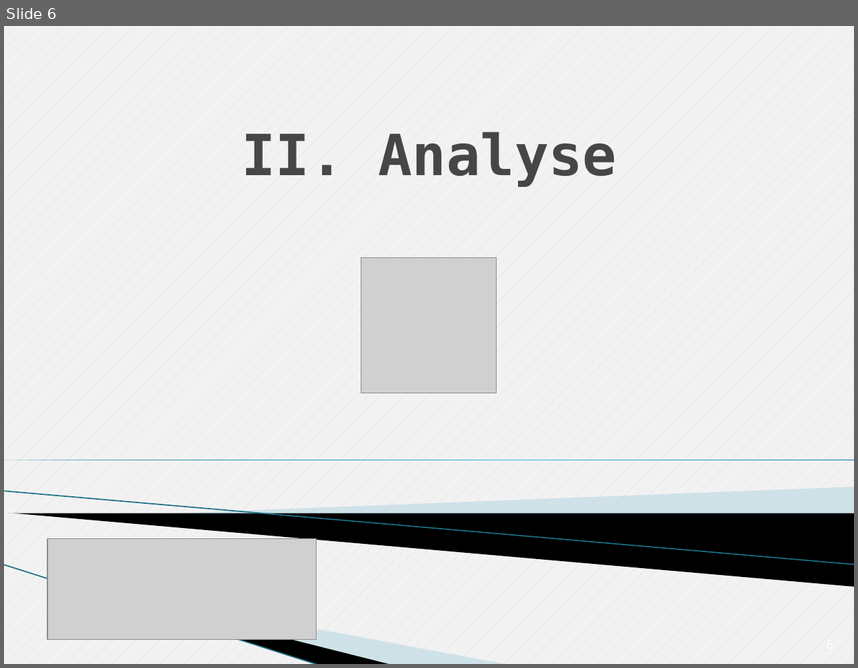
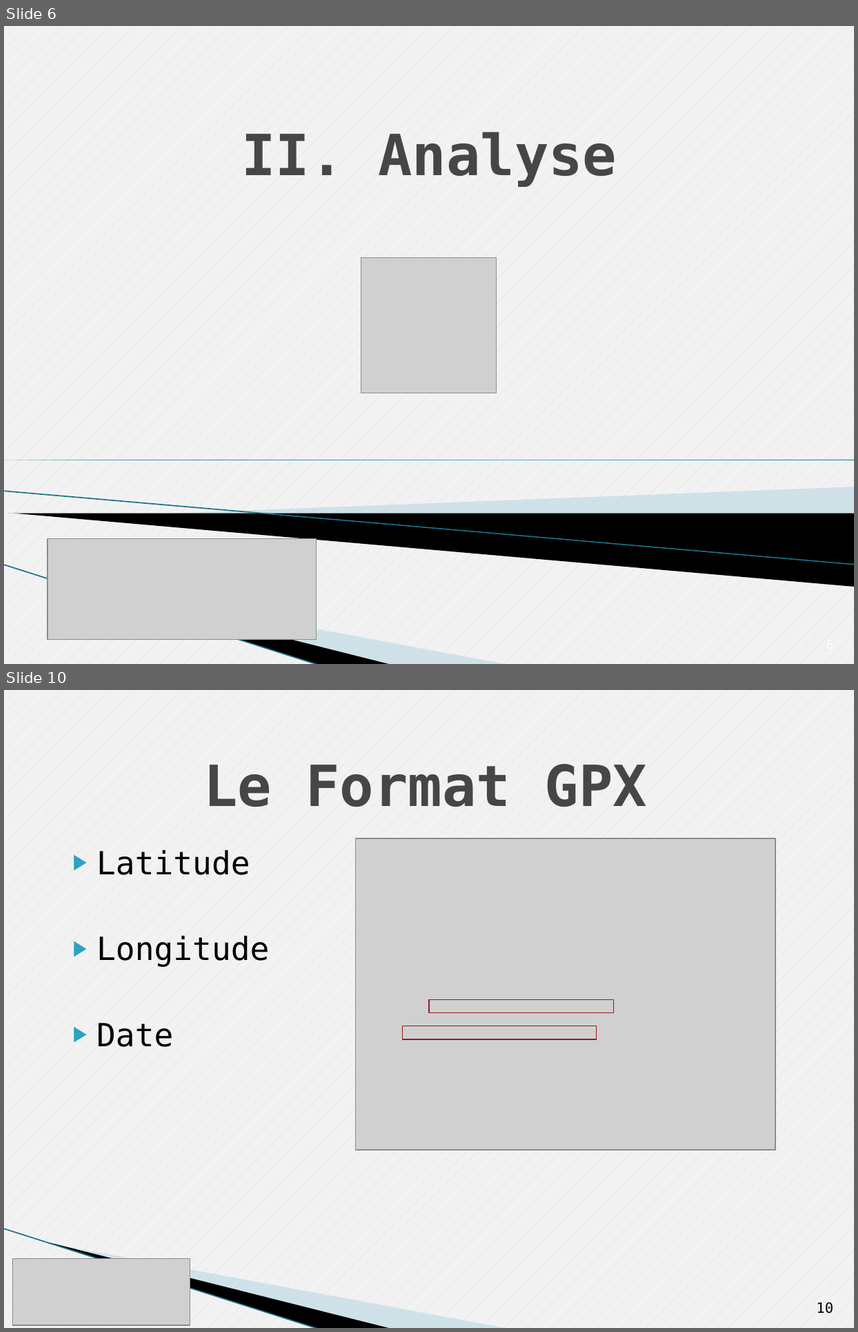
Before and after one commit to Tenacy/AndroidProject, a slide deck: Rapport/Presentation.pptx. Shown one above the other, each under a label of ours: slide 6 before the commit, slides 6 and 10 after it; the slides between them are not shown. The pictures are 858x668 and 858x1332 pixels, drawn with LibreOffice and Linux fonts; fonts in the diff are those of the drawing; grey boxes stand for pictures; background and template pictures are left out. Boxes give left, top, right and bottom in pixels: in the first picture for what was removed or moved away, otherwise in the second. Text is boxed around its words. In the diff, an @@ line names an element or a change of style, - is before the commit and + after.

```diff
--- a/Rapport/Presentation.pptx
+++ b/Rapport/Presentation.pptx
@@ slide 10 added at (4, 690, 854, 1328), background pattern #D9D9D9 on #F2F2F2; not listed: 3 template elements that a slide beside it also shows @@
@@ text added at (203, 764, 647, 807), 48 pt, text #464646, bold @@
+Le Format GPX
@@ text added at (96, 850, 269, 1047), 27 pt, text #000000 @@
+▶ Latitude
+▶ Longitude
+▶ Date
@@ picture added at (355, 838, 775, 1149) @@
@@ rectangle added at (429, 999, 613, 1013), outline #A1171E 0.75 pt @@
@@ rectangle added at (403, 1026, 597, 1039), outline #A1171E 0.75 pt @@
@@ picture added at (12, 1258, 190, 1324) @@
@@ page number added at (816, 1301, 833, 1313), 12 pt, text #000000 @@
+10
```
Also in this commit, not shown: 9 slides changed, 18 other slides added, 1 slide removed, 1 other file.
